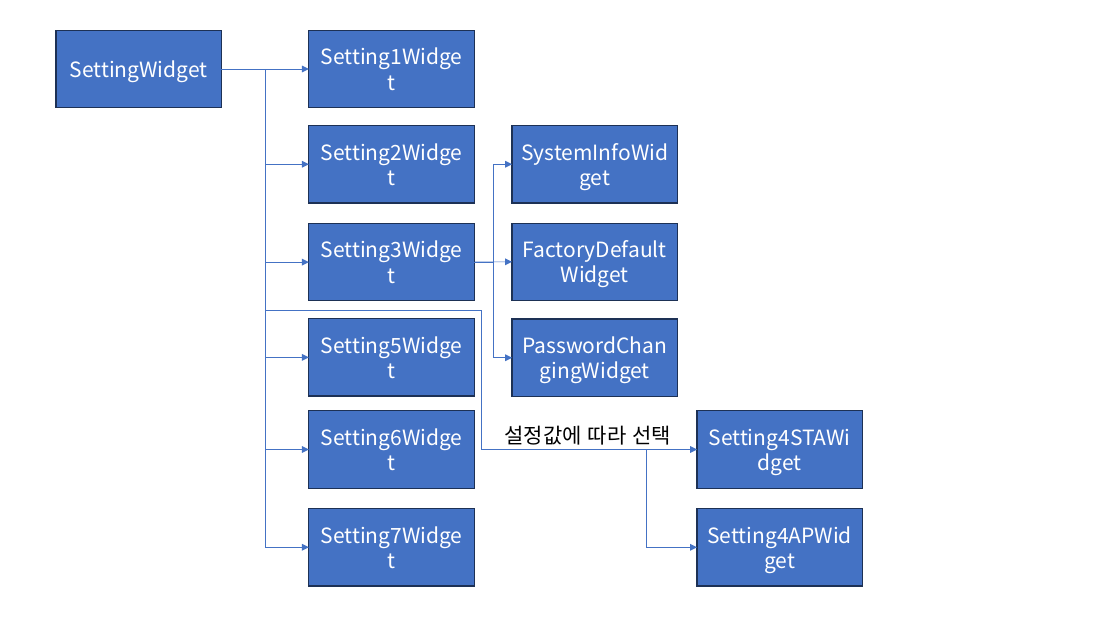
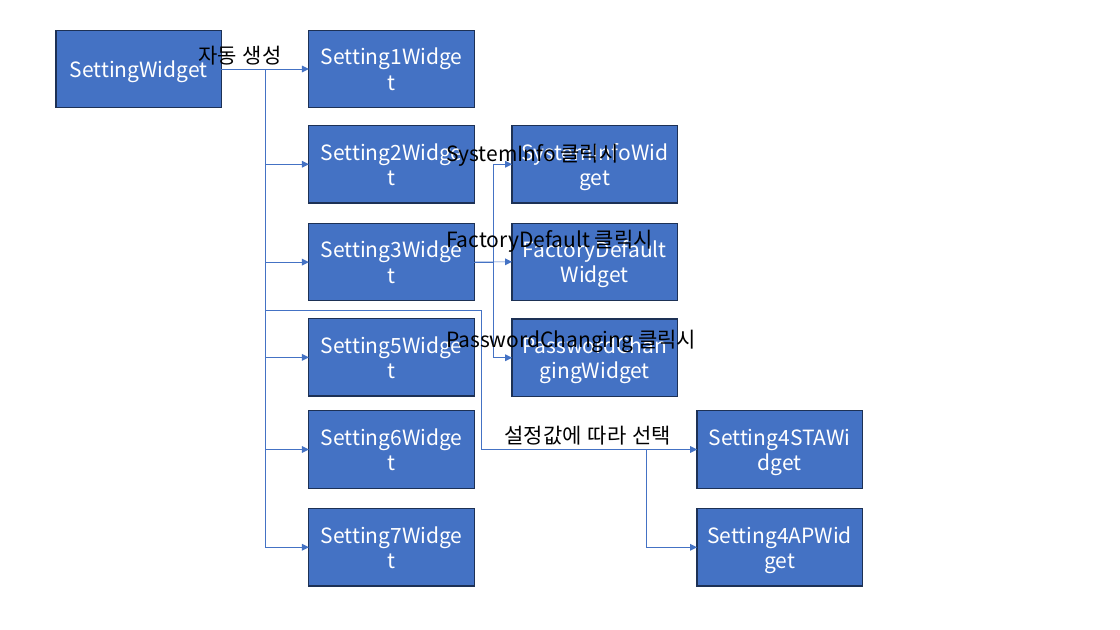
Before and after one commit to wruwami/TPCAM-M30, a slide deck: slide 6 of doc/TPCAM-M30 클래스 흐름도.pptx. Drawn at 1120x630 pixels with LibreOffice and Linux fonts; fonts in the diff are those of the drawing. Boxes give left, top, right and bottom in pixels: in the first picture for what was removed or moved away, otherwise in the second. Text is boxed around its words. In the diff, an @@ line names an element or a change of style, - is before the commit and + after.

```diff
--- a/doc/TPCAM-M30 클래스 흐름도.pptx
+++ b/doc/TPCAM-M30 클래스 흐름도.pptx
@@ text added at (198, 42, 282, 68), 18 pt, text #000000 @@
+자동 생성
@@ text added at (446, 140, 619, 166), 18 pt, text #000000 @@
+SystemInfo 클릭시
@@ text added at (446, 226, 653, 252), 18 pt, text #000000 @@
+FactoryDefault 클릭시
@@ text added at (446, 326, 696, 352), 18 pt, text #000000 @@
+PasswordChanging 클릭시
```
Also in this commit, not shown: 6 other slides changed.
